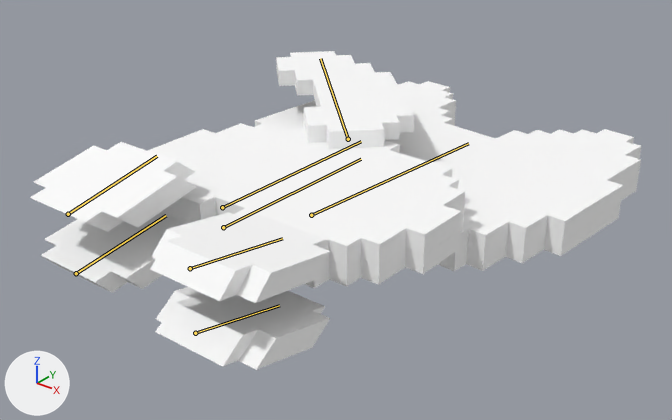
One commit to the FBX model Assets/Models/Cat.fbx: the scene before it, then after it.
Camera for both pictures: a camera (50 mm lens) standing at (0.879, -0.653, 0.596) and looking at (0.012, 0.431, -0.076). Every picture has the same lights, and +X, +Y and +Z are marked at lower left. Both versions are drawn at frame 4 of the action 'catWalkFront'; the numbers are the values there. The bones that change are drawn over the model as lines.

Objects in the first picture: 'gatocabeza', 'gatocola', 'gatocul', 'gatopatasdelanteras', 'gatopatastraseras', 'gatotorso'.
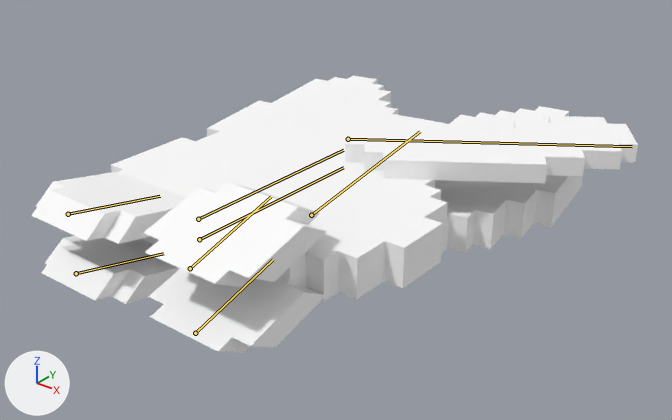
Location of each change, [x1, y1, x2, y2] in pixels of the pictures (672 x 420 px):
'gatocabeza', posed
    before: [255, 81, 641, 271]
    after: [207, 75, 583, 254]
'gatocul', posed (6% wider)
    before: [148, 122, 465, 266]
    after: [111, 130, 448, 281]
'gatopatasdelanteras', posed (28% shorter)
    before: [30, 142, 331, 303]
    after: [31, 172, 327, 287]
'gatocola', posed (112% wider, 31% shorter)
    before: [276, 51, 414, 149]
    after: [345, 116, 638, 183]
'gatopatastraseras', posed (27% shorter)
    before: [41, 211, 330, 370]
    after: [41, 236, 326, 352]
'gatotorso', posed
    before: [162, 209, 464, 288]
    after: [142, 221, 447, 301]
bone 'torso', root to tip
    before: (223, 227) to (361, 159)
    after: (199, 239) to (343, 167)
bone 'culo', root to tip
    before: (222, 207) to (361, 141)
    after: (198, 219) to (343, 150)
bone 'pataTrasDer', root to tip
    before: (195, 333) to (279, 305)
    after: (195, 333) to (273, 259)
bone 'pataTrasIzq', root to tip
    before: (76, 273) to (166, 215)
    after: (76, 273) to (163, 253)
bone 'pataDelDer', root to tip
    before: (190, 268) to (282, 238)
    after: (190, 268) to (271, 196)
bone 'pataDelIzq', root to tip
    before: (68, 214) to (157, 156)
    after: (68, 214) to (160, 196)
bone 'cola', root to tip
    before: (348, 139) to (320, 58)
    after: (348, 139) to (632, 146)
bone 'cabeza', root to tip
    before: (311, 215) to (468, 143)
    after: (311, 215) to (420, 131)

The change, as a list of edits to the scene's bpy script:
```text
Change bone_torso:
    where bone_torso = bpy.data.objects['cat'].pose.bones['torso']
    bone_torso.location: (0.0, 0.118, 0.0) -> (0.0, -0.041, 0.0)
Change bone_culo:
    where bone_culo = bpy.data.objects['cat'].pose.bones['culo']
    bone_culo.location: (0.0, 0.118, 0.0) -> (0.0, -0.041, 0.0)
Change bone_patatrasder:
    where bone_patatrasder = bpy.data.objects['cat'].pose.bones['pataTrasDer']
    bone_patatrasder.rotation_quaternion: (0.967, 0.255, 0.0, 0.0) -> (0.952, -0.306, 0.0, 0.0)  # degrees (30, 0, 0) -> degrees (-36, 0, 0)
Change bone_patatrasizq:
    where bone_patatrasizq = bpy.data.objects['cat'].pose.bones['pataTrasIzq']
    bone_patatrasizq.rotation_quaternion: (0.985, -0.174, 0.0, 0.0) -> (0.968, 0.253, 0.0, 0.0)  # degrees (-20, 0, 0) -> degrees (29, 0, 0)
Change bone_patadelder:
    where bone_patadelder = bpy.data.objects['cat'].pose.bones['pataDelDer']
    bone_patadelder.rotation_quaternion: (0.981, 0.193, 0.0, 0.0) -> (0.953, -0.303, 0.0, 0.0)  # degrees (22, 0, 0) -> degrees (-35, 0, 0)
Change bone_patadelizq:
    where bone_patadelizq = bpy.data.objects['cat'].pose.bones['pataDelIzq']
    bone_patadelizq.rotation_quaternion: (0.974, -0.225, 0.0, 0.0) -> (0.973, 0.231, 0.0, 0.0)  # degrees (-26, 0, 0) -> degrees (27, 0, 0)
Change bone_cola:
    where bone_cola = bpy.data.objects['cat'].pose.bones['cola']
    bone_cola.rotation_quaternion: (0.923, 0.0, 0.0, -0.384) -> (0.885, 0.0, 0.001, 0.465)  # degrees (0, 0, -45) -> degrees (0, 0, 55)
Change bone_cabeza:
    where bone_cabeza = bpy.data.objects['cat'].pose.bones['cabeza']
    bone_cabeza.rotation_quaternion: (0.999, 0.0, 0.0, 0.042) -> (0.996, 0.0, 0.0, -0.086)  # degrees (0, 0, 5) -> degrees (0, 0, -10)
```
